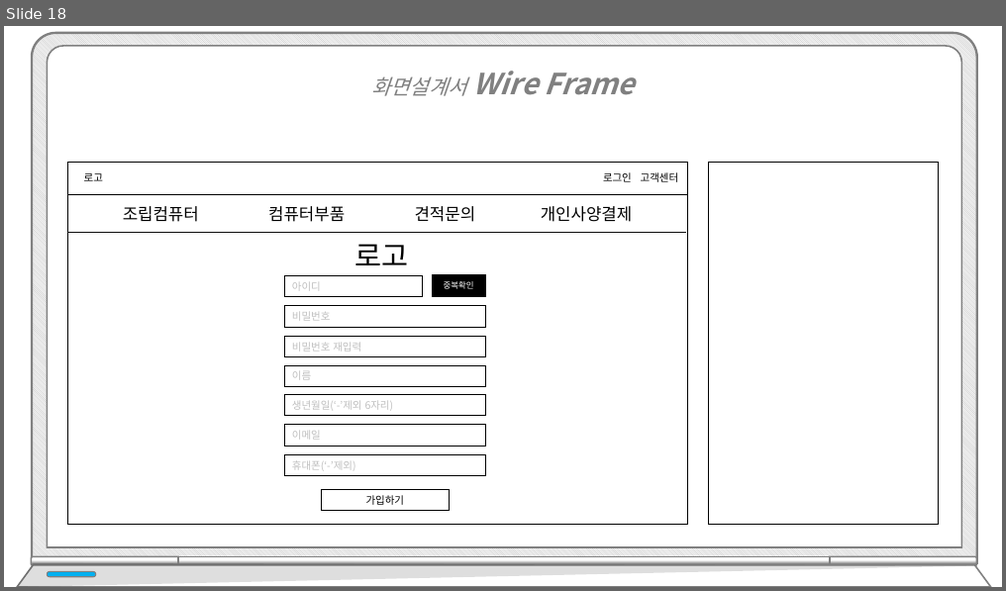
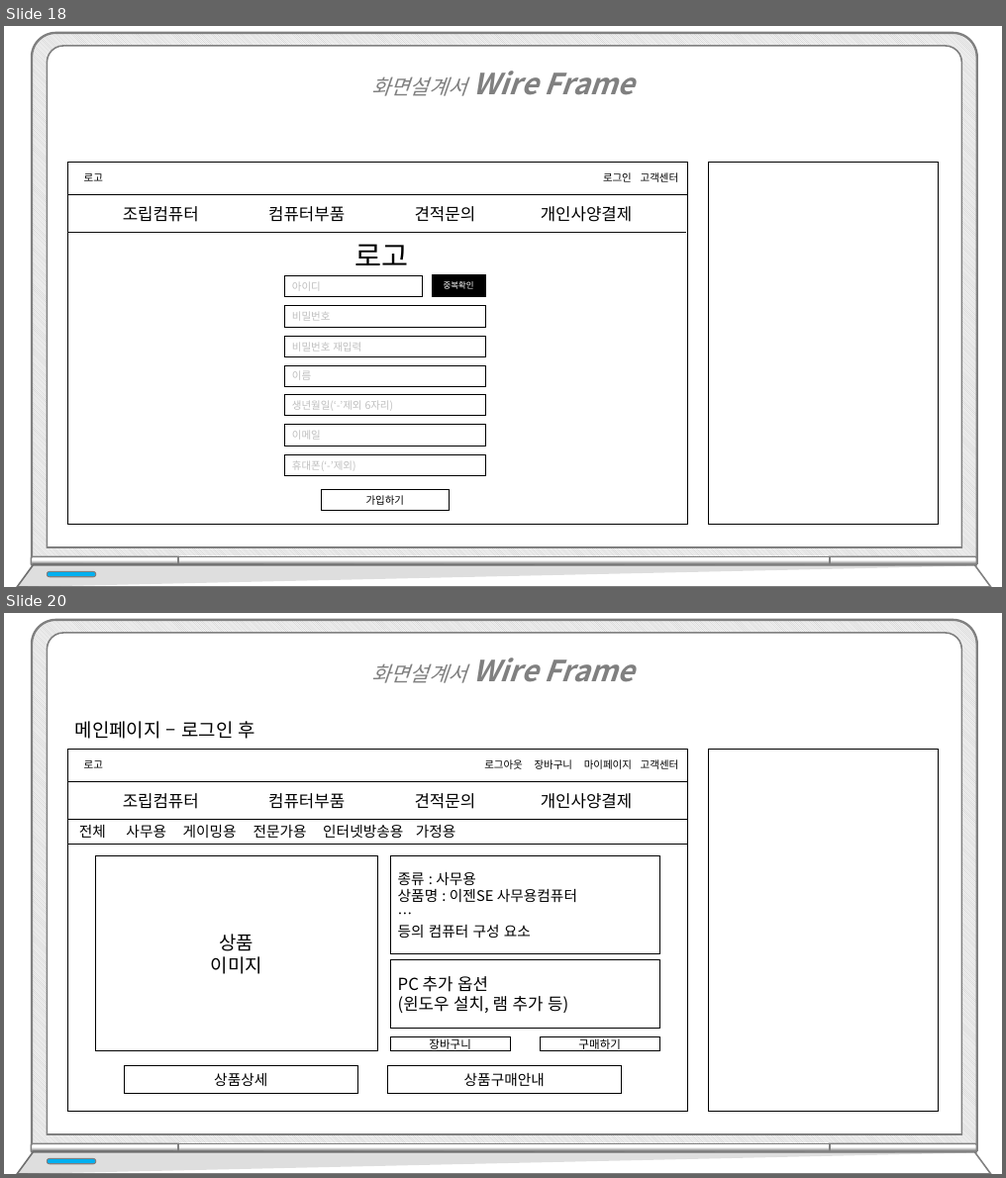
Before and after one commit to hhsw07/ezen-academy-projects, a slide deck: WebContent/발표/프로젝트5.pptx. Shown one above the other, each under a label of ours: slide 18 before the commit, slides 18 and 20 after it; the slides between them are not shown. The pictures are 1006x591 and 1006x1178 pixels, drawn with LibreOffice and Linux fonts; fonts in the diff are those of the drawing. Boxes give left, top, right and bottom in pixels: in the first picture for what was removed or moved away, otherwise in the second. Text is boxed around its words. In the diff, an @@ line names an element or a change of style, - is before the commit and + after.

```diff
--- a/WebContent/발표/프로젝트5.pptx
+++ b/WebContent/발표/프로젝트5.pptx
@@ slide 20 added at (4, 613, 1002, 1174), background #FFFFFF @@
@@ text added at (371, 658, 635, 683), 28 pt, text #808080, bold, italic @@
+화면설계서 Wire Frame
@@ text added at (75, 721, 255, 739), 18 pt, text #000000 @@
+메인페이지 – 로그인 후
@@ rectangle added at (67, 750, 687, 1112), fill #FFFFFF, outline #000000 1 pt @@
@@ rectangle added at (67, 750, 687, 782), fill #FFFFFF, outline #000000 1 pt @@
@@ text added at (84, 761, 103, 768), 10 pt, text #000000 @@
+로고
@@ text added at (484, 760, 679, 769), 10 pt, text #000000 @@
+로그아웃 장바구니 마이페이지 고객센터
@@ rectangle added at (709, 750, 939, 1112), fill #FFFFFF, outline #000000 1 pt @@
@@ line added from (67, 819) to (686, 819), #0D0D0D 0.5 pt @@
@@ rectangle added at (67, 819, 687, 844), outline #000000 1 pt, 14 pt, text #000000 @@
+전체 사무용 게이밍용 전문가용 인터넷방송용 가정용
@@ text added at (123, 793, 632, 809), 16 pt, text #000000 @@
+조립컴퓨터 컴퓨터부품 견적문의 개인사양결제
@@ rectangle added at (95, 857, 377, 1052), outline #000000 1 pt, 18 pt, text #000000 @@
+상품
+이미지
@@ rectangle added at (390, 857, 659, 954), outline #000000 1 pt, 14 pt, text #000000 @@
+종류 : 사무용
+상품명 : 이젠SE 사무용컴퓨터
+…
+등의 컴퓨터 구성 요소
@@ rectangle added at (390, 960, 659, 1029), outline #000000 1 pt, 16 pt, text #000000 @@
+PC 추가 옵션
+(윈도우 설치, 램 추가 등)
@@ rectangle added at (390, 1038, 510, 1052), outline #000000 1 pt, 11 pt, text #000000 @@
+장바구니
@@ rectangle added at (540, 1038, 659, 1052), outline #000000 1 pt, 11 pt, text #000000 @@
+구매하기
@@ rectangle added at (125, 1066, 357, 1094), outline #000000 1 pt, 14 pt, text #000000 @@
+상품상세
@@ rectangle added at (388, 1066, 621, 1094), outline #000000 1 pt, 14 pt, text #000000 @@
+상품구매안내
@@ group added at (17, 620, 991, 1174): 5 round same rects, 2 freeform shapes, 1 rounded rectangle @@
```
Also in this commit, not shown: 3 other slides added, 2 other files.
